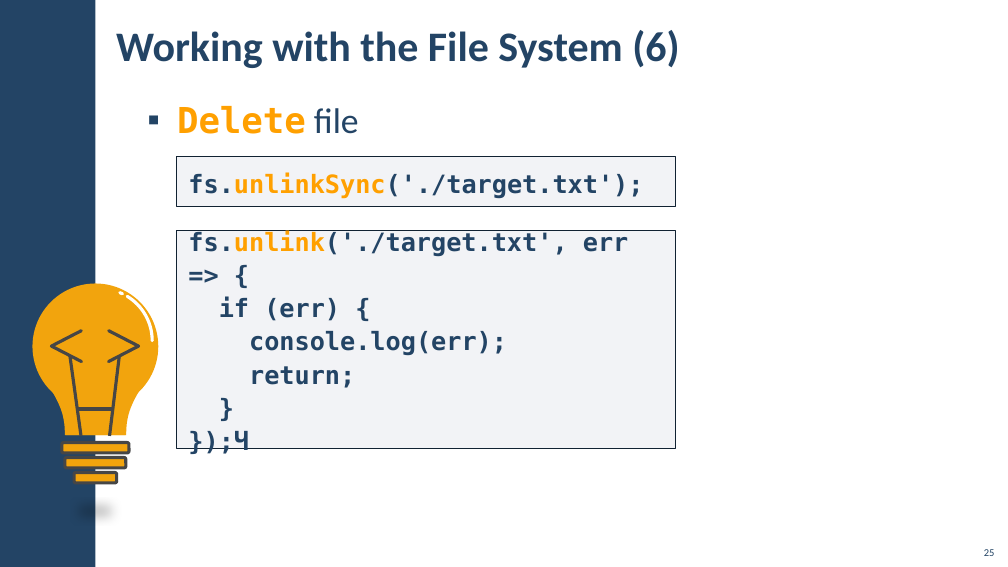
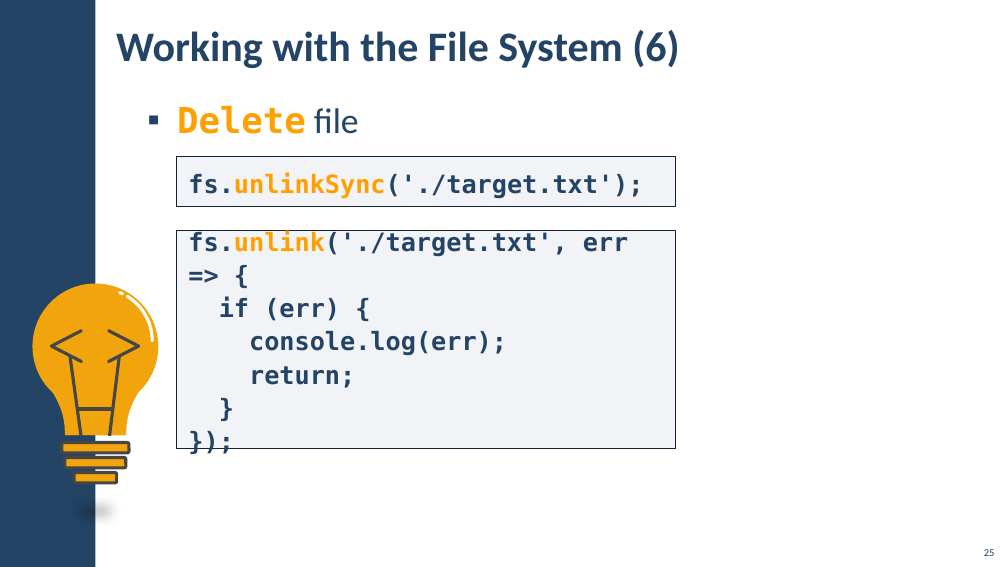
Before and after one commit to DBeneva/JavaScript, a slide deck: slide 25 of 05 - JS Back-End/02 - NodeJS Streams and Utilities/00 - Presentation/02. NodeJS-Streams-and-Utilities.pptx. Drawn at 1008x567 pixels with LibreOffice and Linux fonts; fonts in the diff are those of the drawing; background and template pictures are left out. Boxes give left, top, right and bottom in pixels: in the first picture for what was removed or moved away, otherwise in the second. Text is boxed around its words. In the diff, an @@ line names an element or a change of style, - is before the commit and + after.

```diff
--- a/05 - JS Back-End/02 - NodeJS Streams and Utilities/00 - Presentation/02. NodeJS-Streams-and-Utilities.pptx
+++ b/05 - JS Back-End/02 - NodeJS Streams and Utilities/00 - Presentation/02. NodeJS-Streams-and-Utilities.pptx
@@ text in rectangle at [188, 431, 249, 454]: text changed @@
-});Ч
+});
```
Also in this commit, not shown: 14 other files.
